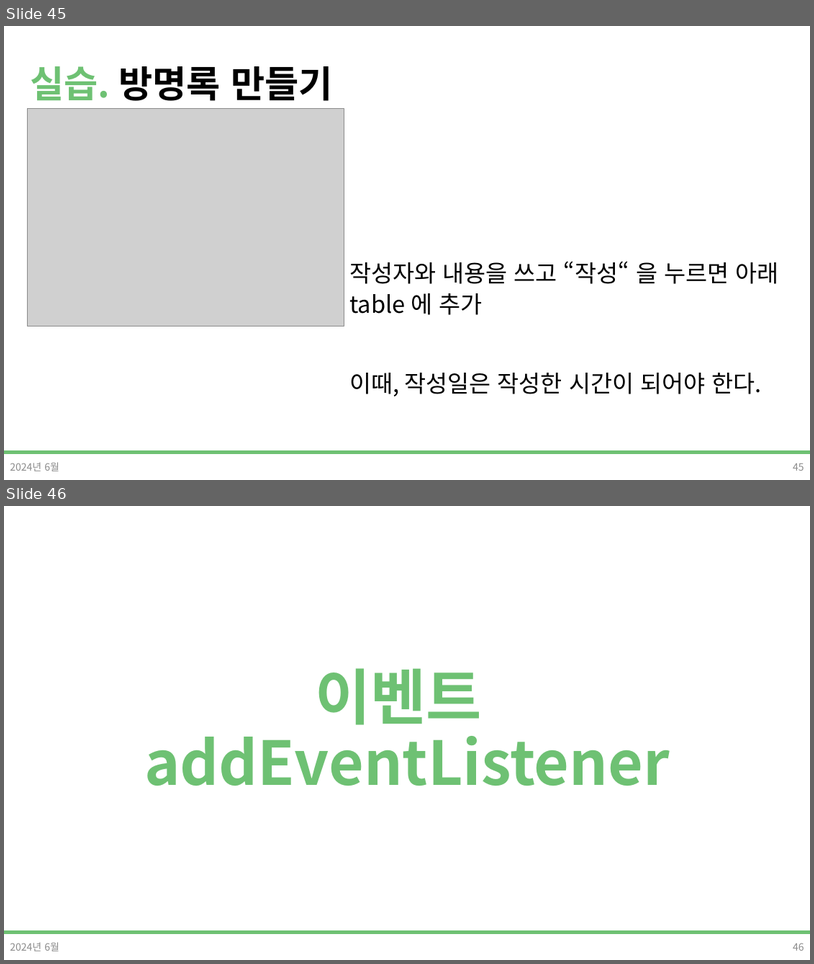
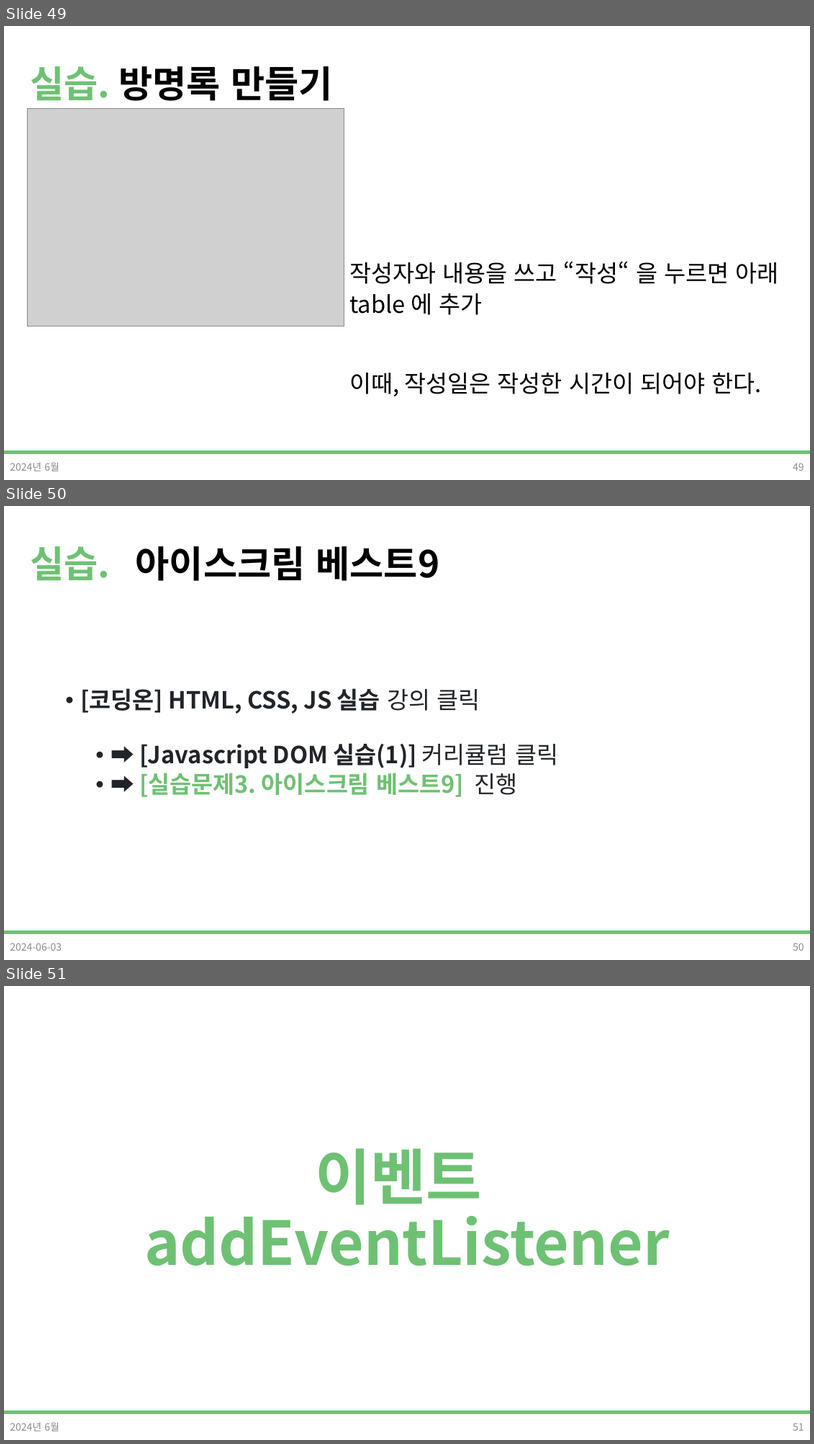
Before and after one commit to DevDamon0527/SeSAC_Yeongdeungpo_Campus_6th, a slide deck: material/[SeSAC_YDP_6] 04_5_Javascript_표준객체,DOM.pptx. Shown one above the other, each under a label of ours: slides 45 and 46 before the commit, slides 49, 50 and 51 after it. The pictures are 814x964 and 814x1444 pixels, drawn with LibreOffice and Linux fonts; fonts in the diff are those of the drawing; grey boxes stand for pictures; background and template pictures are left out. Boxes give left, top, right and bottom in pixels: in the first picture for what was removed or moved away, otherwise in the second. Text is boxed around its words. In the diff, an @@ line names an element or a change of style, - is before the commit and + after.

```diff
--- a/material/[SeSAC_YDP_6] 04_5_Javascript_표준객체,DOM.pptx
+++ b/material/[SeSAC_YDP_6] 04_5_Javascript_표준객체,DOM.pptx
@@ slide 50 added at [4,506,810,960], background #FFFFFF; not listed: 1 template element that a slide beside it also shows @@
@@ title added at [30,546,440,581], 44 pt, text #000000, bold @@
+실습. 아이스크림 베스트9
@@ text added at [80,688,558,797], 28 pt, text #212529, bold @@
+• [코딩온] HTML, CSS, JS 실습 강의 클릭
+  • ➡ [Javascript DOM 실습(1)] 커리큘럼 클릭
+  • ➡ [실습문제3. 아이스크림 베스트9] 진행
@@ text added at [10,942,62,950], 12 pt, text #8C8C8C @@
+2024-06-03
@@ page number added at [793,942,805,950], 12 pt, text #8C8C8C @@
+50
@@ what was slide 45 is now slide 49 @@
@@ page number at [793,462,805,470]: text changed @@
-45
+49
@@ what was slide 46 is now slide 51 @@
@@ page number at [793,1423,805,1430]: text changed @@
-46
+51
```
Also in this commit, not shown: 8 other slides added.
